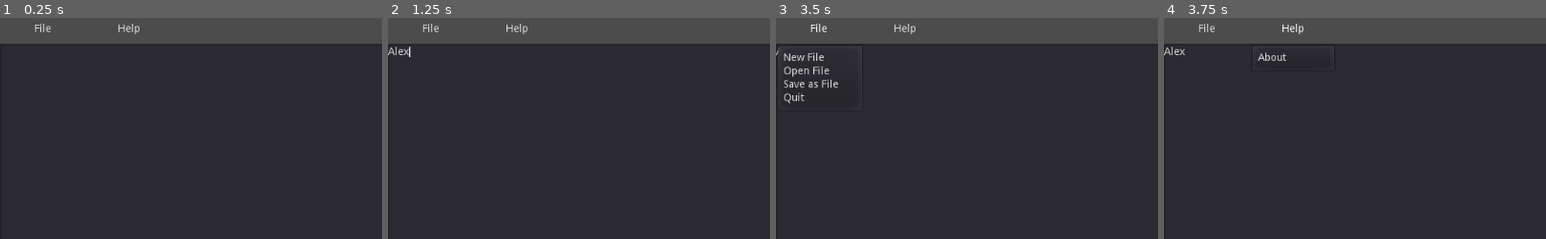
Above: before the commit, frames 1-4 (left to right).
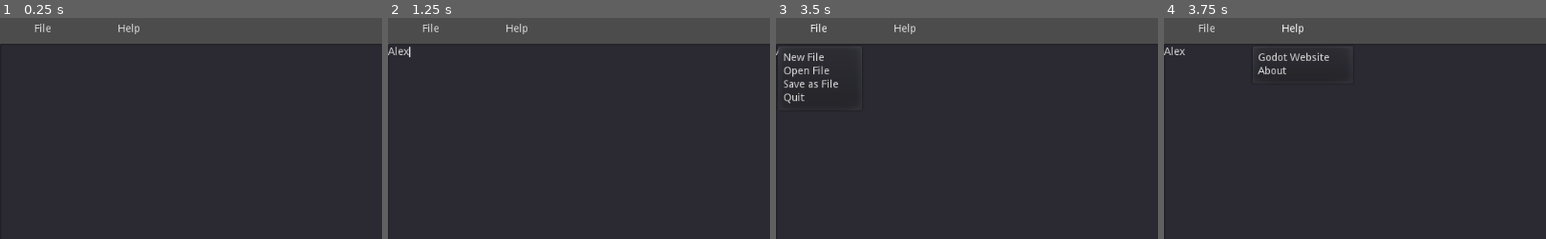
Above: after the commit, the same moments.

Repository: jagc/textEditor
Game: Godot game, scene res://scenes/main.tscn
Two runs of this game, one before a commit and one after it. Both use one fixed random seed, a clock stepped at 60 frames per second and the inputs below.
Inputs (mouse positions are % of the whole screen's width and height, from its top left):
- Up to frame 1 (0.25 s): no input
- Up to frame 2 (1.25 s): click (50, 53) at 0.52 s; type "Alex" at 0.6 s
- Up to frame 3 (3.5 s): click "File" at 1.25 s; click "File" at 2 s; click "File" at 2.75 s
- Up to frame 4 (3.75 s): click "Help" at 3.5 s
The pictures show only the part of the screen within x 0-50%, y 0-50%; the shares and areas given below are measured in that part.

Frames 1-3 are identical in both runs. In frame 4, 0.5% of the frame differs, in the area x 24-44%, y 15-26%.

Commit message:
added godot website in 'about' menu button

Diff:
--- a/scripts/app.gd
+++ b/scripts/app.gd
@@ -1,6 +1,6 @@
 extends Control
 
-var appName = "Text Editor Tutorial stuff"
+var appName = "Text Editor Tutorial"
 var currentFile = "Untitled"
 
 func _ready():
@@ -12,6 +12,7 @@
 
 	$MenuButtonFile.get_popup().connect("id_pressed", self, "_on_item_pressed", ["MenuButtonFile"])
 
+	$MenuButtonHelp.get_popup().add_item("Godot Website")
 	$MenuButtonHelp.get_popup().add_item("About")
 	$MenuButtonHelp.get_popup().connect("id_pressed", self, "_on_item_pressed", ["MenuButtonHelp"])
 
@@ -39,6 +40,8 @@
 			_quit_app()
 		'About':
 			$aboutDialog.popup()
+		'Godot Website':
+			OS.shell_open("https://godotengine.org")
 
 func _process(_delta):
 	if Input.is_action_just_pressed("saveFile"):
